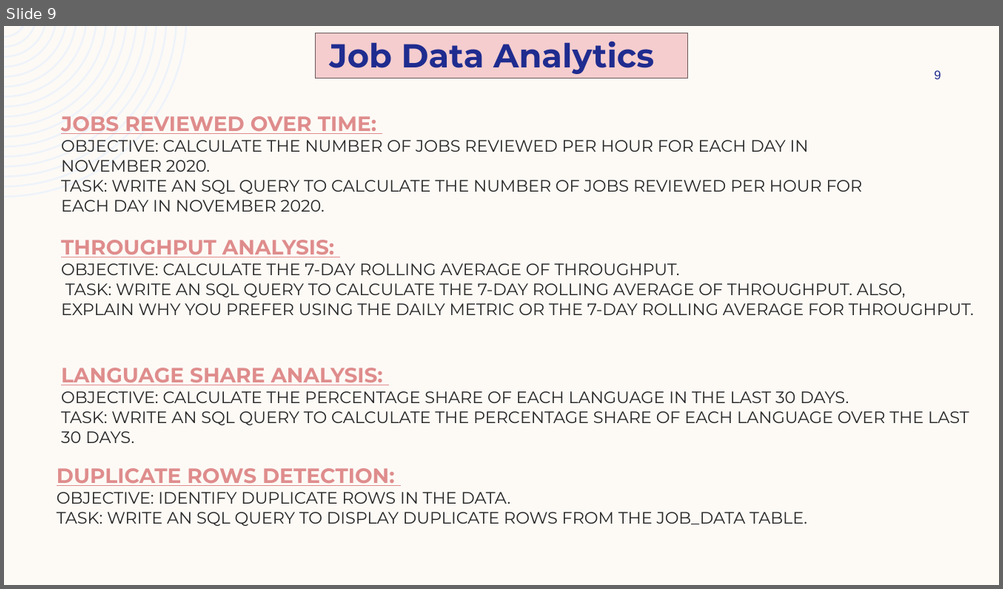
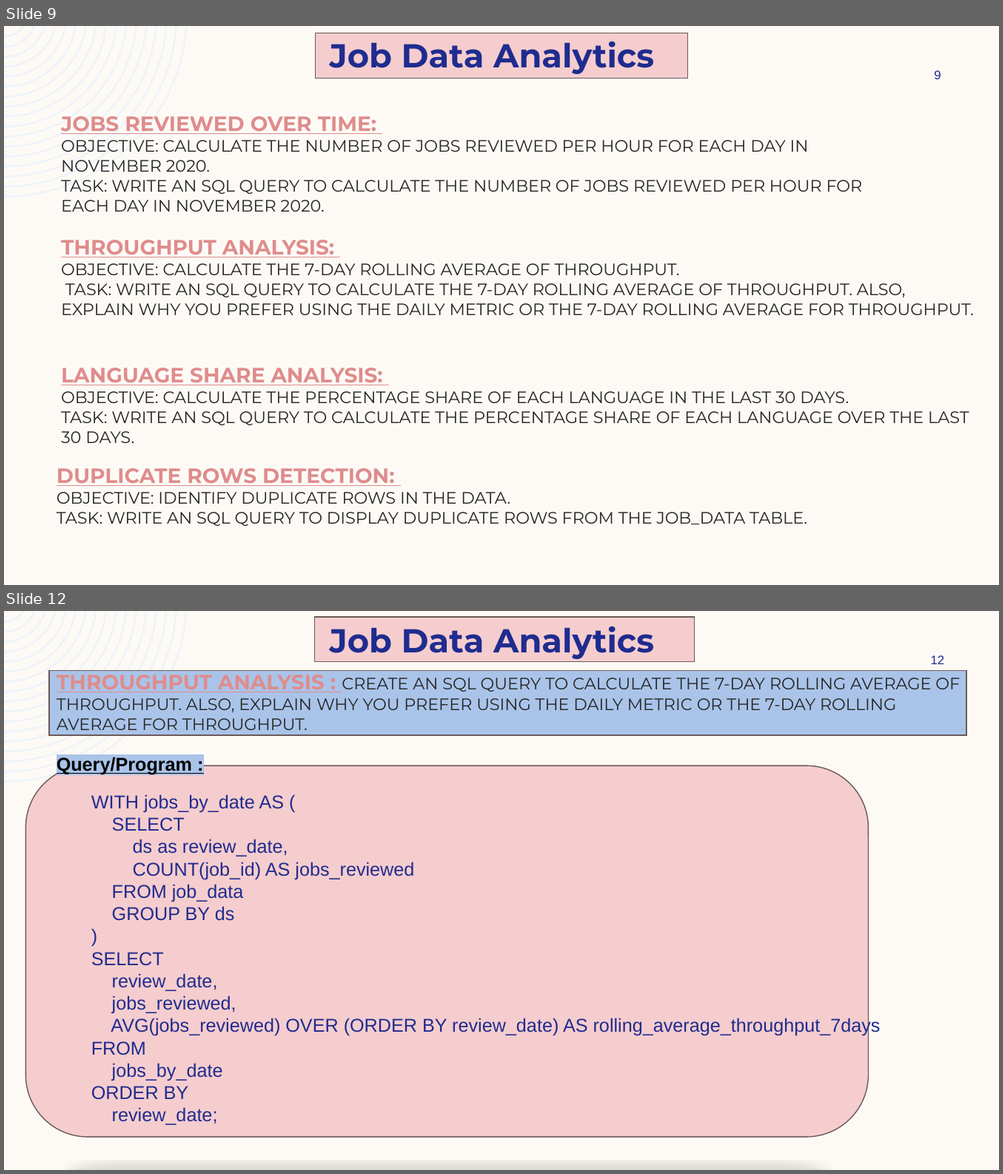
Before and after one commit to ShindeYash/Operation_and_Metric_Analytics, a slide deck: Report - Operation_and_Metric_Analytics.pptx. Shown one above the other, each under a label of ours: slide 9 before the commit, slides 9 and 12 after it; the slides between them are not shown. The pictures are 1003x589 and 1003x1174 pixels, drawn with LibreOffice and Linux fonts; fonts in the diff are those of the drawing. Boxes give left, top, right and bottom in pixels: in the first picture for what was removed or moved away, otherwise in the second. Text is boxed around its words. In the diff, an @@ line names an element or a change of style, - is before the commit and + after.

```diff
--- a/Report - Operation_and_Metric_Analytics.pptx
+++ b/Report - Operation_and_Metric_Analytics.pptx
@@ slide 12 added at (4,611,999,1170), background #FDFAF6; not listed: 1 template element that a slide beside it also shows @@
@@ rectangle added at (314,617,694,662), fill #F5CDCE, outline #6B5A5A 1 pt @@
@@ text added at (330,626,654,659), 32 pt, text #1F2C8F, bold @@
+Job Data Analytics
@@ rectangle added at (48,671,966,735), fill #AAC4E9, outline #6B5A5A 1 pt @@
@@ title added at (57,669,959,730), 16 pt, text #262626 @@
+THROUGHPUT ANALYSIS : CREATE AN SQL QUERY TO CALCULATE THE 7-DAY ROLLING AVERAGE OF THROUGHPUT. ALSO, EXPLAIN WHY YOU PREFER USING THE DAILY METRIC OR THE 7-DAY ROLLING AVERAGE FOR THROUGHPUT.
@@ page number added at (930,655,945,664), 12 pt, text #1F2C8F @@
+12
@@ text added at (57,757,192,775), 18 pt, text #000000, bold, underline @@
+Query/Program :
@@ rounded rectangle added at (25,766,868,1138), fill #F5CDCE, outline #6B5A5A 1 pt @@
@@ text added at (91,795,880,1125), 18 pt, text #202C8F @@
+WITH jobs_by_date AS (
+SELECT
+ds as review_date,
+COUNT(job_id) AS jobs_reviewed
+FROM job_data
+GROUP BY ds
+)
+SELECT
+review_date,
+jobs_reviewed,
+AVG(jobs_reviewed) OVER (ORDER BY review_date) AS rolling_average_throughput_7days
+FROM
+jobs_by_date
+ORDER BY
+review_date;
```
Also in this commit, not shown: 2 slides changed, 8 other slides added, 4 other files.
